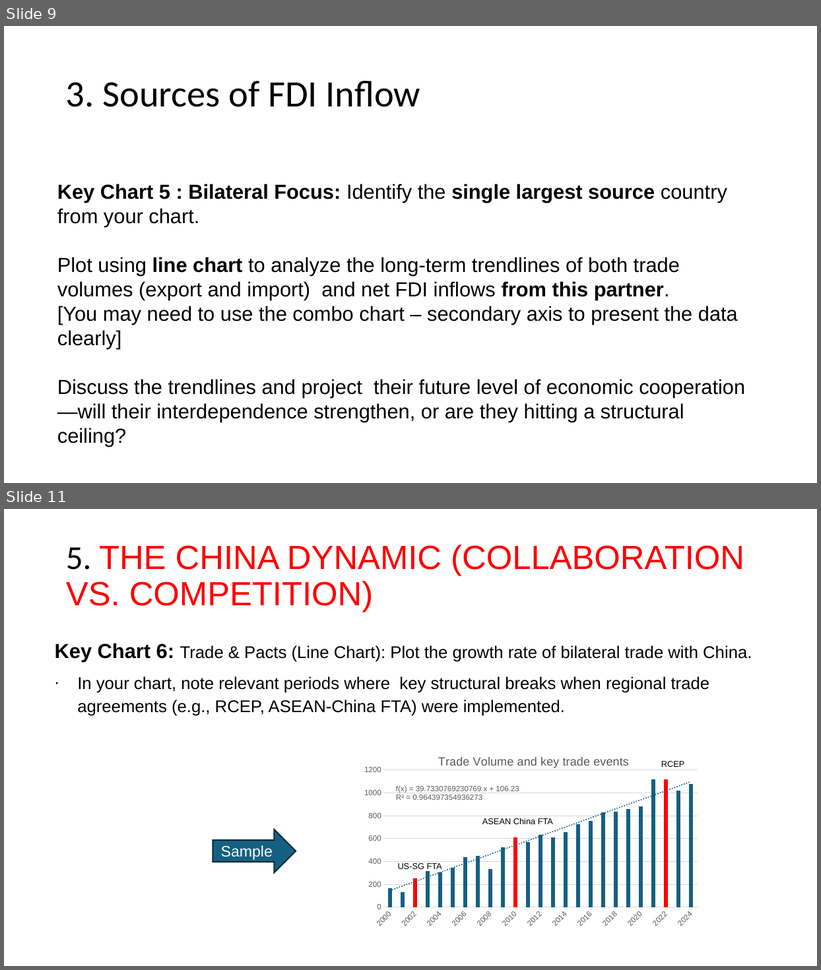
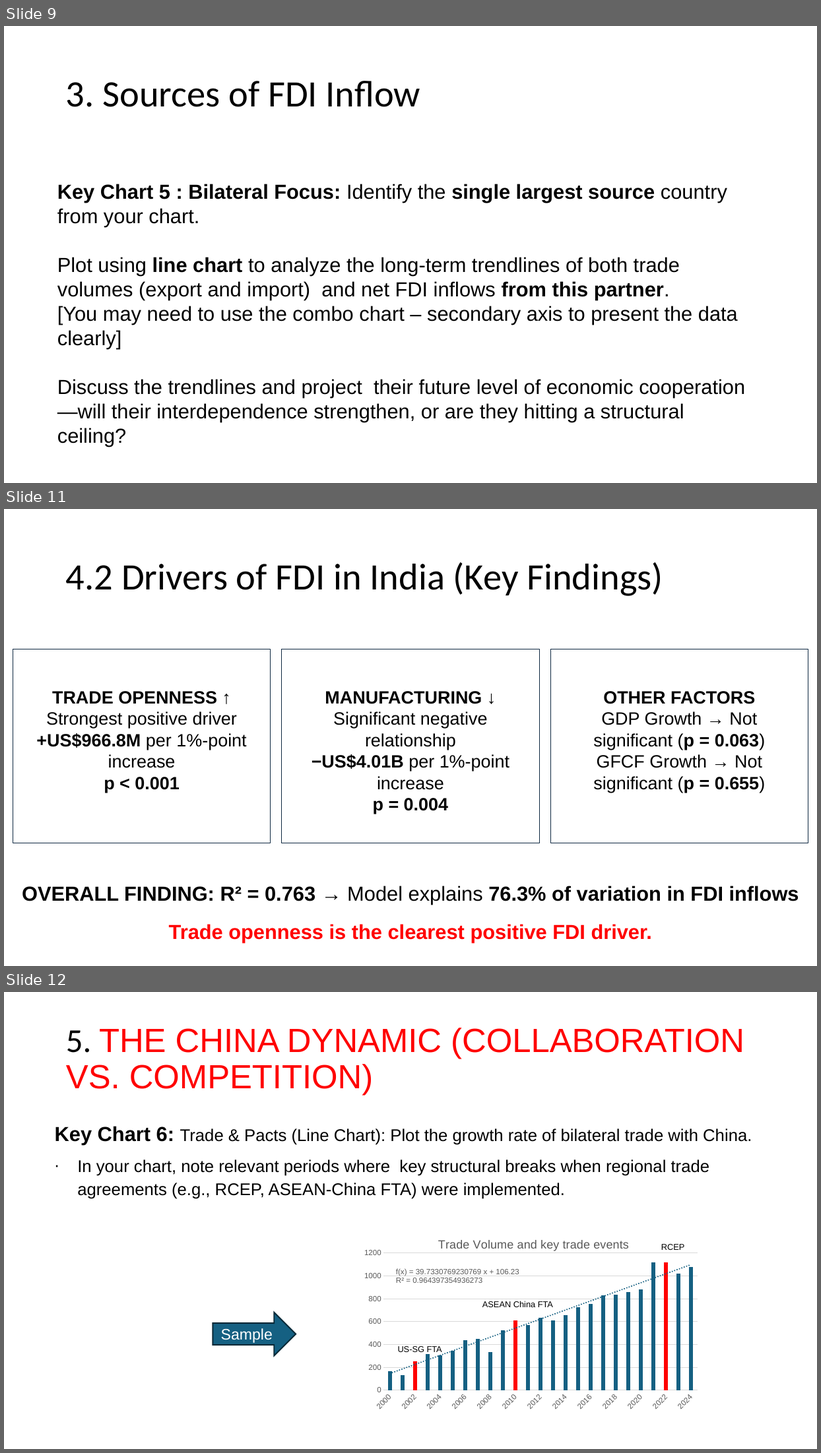
Before and after one commit to josephkohhh/SIM-UOW-Mods, a slide deck: ECON251/Assignment/T01_Group10_Presentation Slides.pptx. Shown one above the other, each under a label of ours: slides 9 and 11 before the commit, slides 9, 11 and 12 after it; the slides between them are not shown. The pictures are 821x970 and 821x1453 pixels, drawn with LibreOffice and Linux fonts; fonts in the diff are those of the drawing. Boxes give left, top, right and bottom in pixels: in the first picture for what was removed or moved away, otherwise in the second. Text is boxed around its words. In the diff, an @@ line names an element or a change of style, - is before the commit and + after.

```diff
--- a/ECON251/Assignment/T01_Group10_Presentation Slides.pptx
+++ b/ECON251/Assignment/T01_Group10_Presentation Slides.pptx
@@ slide 11 added at <box>4,509,817,966</box>, background #FFFFFF @@
@@ title added at <box>66,562,663,596</box>, 44 pt, text #000000 @@
+4.2 Drivers of FDI in India (Key Findings)
@@ rectangle added at <box>13,650,271,843</box>, outline #0E2841 0.75 pt @@
@@ rectangle added at <box>282,650,539,843</box>, outline #0E2841 0.75 pt @@
@@ rectangle added at <box>550,650,808,843</box>, outline #0E2841 0.75 pt @@
@@ text added at <box>36,691,246,793</box>, 21 pt, text #000000 @@
+TRADE OPENNESS ↑
+Strongest positive driver
++US$966.8M per 1%-point increase
+p < 0.001
@@ text added at <box>312,691,510,814</box>, 21 pt, text #000000 @@
+MANUFACTURING ↓
+Significant negative relationship
+−US$4.01B per 1%-point increase
+p = 0.004
@@ text added at <box>593,691,766,793</box>, 21 pt, text #000000 @@
+OTHER FACTORS
+GDP Growth → Not significant (p = 0.063)
+GFCF Growth → Not significant (p = 0.655)
@@ text added at <box>22,886,799,943</box>, 24 pt, text #000000, bold @@
+OVERALL FINDING: R² = 0.763 → Model explains 76.3% of variation in FDI inflows
+Trade openness is the clearest positive FDI driver.
@@ what was slide 11 is now slide 12 @@
```
Also in this commit, not shown: 5 slides changed, 1 other slide added, 1 slide removed, 2 other files.
